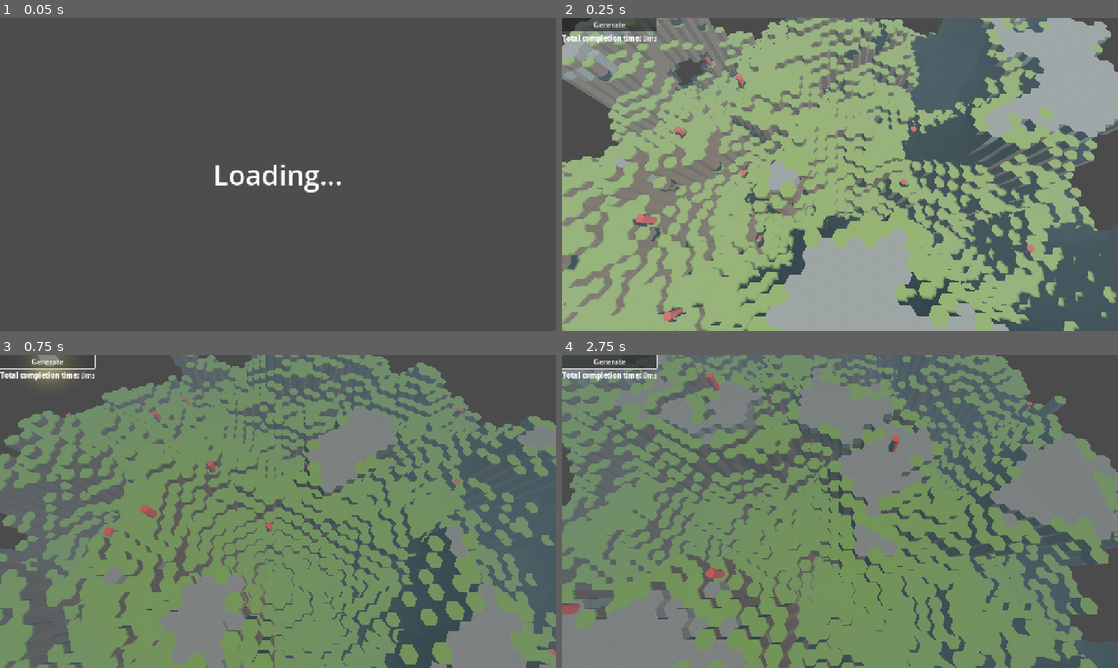
Above: before the commit, frames 1-4 (two rows, left to right).
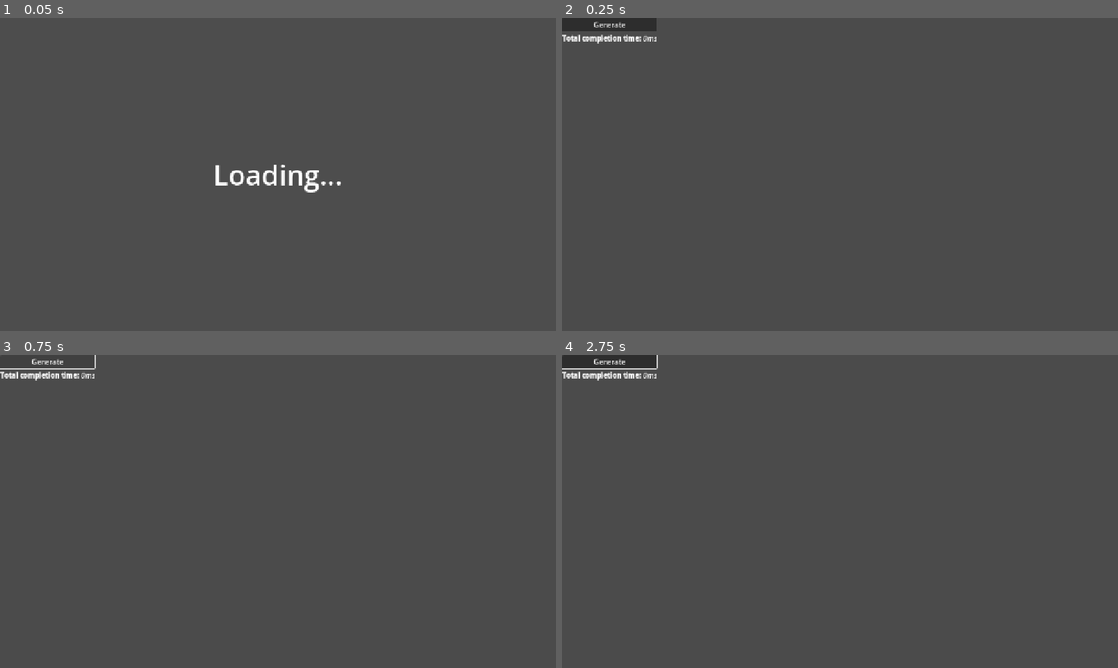
Above: after the commit, the same moments.

Repository: nornaro/VoxelsBeta
Game: Godot game, scene res://scenes/loading_scene.tscn
Same seed, same stepped clock (60 frames per second), same inputs: the game is played once before the commit and once after it.
Inputs (mouse positions are in pixels of both pictures, inside the frame that each line leads up to):
- Up to frame 1 (0.05 s): no input
- Up to frame 2 (0.25 s): no input
- Up to frame 3 (0.75 s): click "Generate" at 0.5 s
- Up to frame 4 (2.75 s): tap Enter at 1.25 s; move the mouse to (962, 495) at 1.27 s; hold D (MoveRight) 1.28-2.03 s; click (962, 495) at 1.35 s; move the mouse to (728, 527) at 2.02 s; hold S (MoveBackwards) from 2.03 s (still down); right-click (728, 527) at 2.1 s

Frame 1 is identical in both runs. In frame 2, 80% of the frame differs, in the area x 0-100%, y 0-100%; in frame 3, 72%; in frame 4, 78%.
Error after the commit: Invalid access to property or key 'noise_caps' on a base object of type 'Resource (GenerationSettings)'. (res://scripts/WorldGen/Voxel/voxel_generator.gd:35)

Commit message:
set noise ranges in gridmapper

Diff:
--- a/Resources/GenerationSettings/test.tres
+++ b/Resources/GenerationSettings/test.tres
@@ -4,16 +4,15 @@
 [ext_resource type="Material" uid="uid://dcw7nje4jt2wj" path="res://assets/Materials/testmat.tres" id="1_x67sk"]
 
 [sub_resource type="FastNoiseLite" id="FastNoiseLite_fe1qq"]
-frequency = 0.0353
+frequency = 0.05
 
 [resource]
 script = ExtResource("1_eiv65")
-radius = 28
+radius = 32
 max_height = 18
 terrace_steps = 0
 remove_overhang = false
-noise_height_bias = 0.33
-ground_to_air_ratio = 0.5499999999999999
+noise_height_bias = 0.25
 flat_buffer = false
 noise = SubResource("FastNoiseLite_fe1qq")
 material = ExtResource("1_x67sk")
--- a/scripts/Global/world.gd
+++ b/scripts/Global/world.gd
@@ -5,7 +5,7 @@
 var top_layer_voxels : Array[Voxel]
 var is_map_staggered = false
 var world_settings : GenerationSettings
-var noise_caps : Vector2
+var noise_range : Vector2
 
 #var neighbor_positions = HEXAGONAL_NEIGHBOR_DIRECTIONS
 
--- a/scripts/WorldGen/generation_settings.gd
+++ b/scripts/WorldGen/generation_settings.gd
@@ -15,7 +15,6 @@
 @export var flat_buffer = true
 @export var debug : bool = false
 @export var noise : FastNoiseLite
-var noise_caps : Vector2
 
 @export_category("Voxel")
 @export_range(0.1, 5) var voxel_size : float = 1 # Size scalar
--- a/scripts/WorldGen/grid_mapper.gd
+++ b/scripts/WorldGen/grid_mapper.gd
@@ -2,6 +2,7 @@
 class_name GridMapper
 
 var settings : GenerationSettings
+var noise_range := Vector2(99999, -99999)
 
 ## Main entry point, Get all positions to spawn tiles on
 func calculate_map_positions() -> Array[Voxel]:
@@ -26,8 +27,8 @@
 			voxels = generate_map(rectangle_bounds(), stagger, circular_buffer_filter, circle_shape_filter)
 
 	print("Created ", voxels.size(), " positions")
-	settings.noise_caps = find_noise_caps(voxels)
-	print("Noise Caps generated to: ", settings.noise_caps)
+	print("Noise Range: ", noise_range)
+	WorldMap.noise_range = noise_range
 	WorldMap.is_map_staggered = stagger
 	return voxels
 
@@ -75,20 +76,17 @@
 	return Vector3(x * settings.voxel_size, pos.y * settings.voxel_height, z * settings.voxel_size)
 
 
-## Get noise at position of tile
+# Get noise at position of tile
 func noise_at_tile(pos : Vector3, texture : FastNoiseLite) -> float:
 	var value : float = texture.get_noise_3dv(pos)
-	return (value + 1) / 2 # normalize [0, 1]
+	var normalized_value = (value + 1.0) * 0.5
 
+	if normalized_value < noise_range.x:
+		noise_range.x = normalized_value
+	elif normalized_value > noise_range.y:
+		noise_range.y = normalized_value
 
-func find_noise_caps(positions) -> Vector2:
-	var min_max_noise = Vector2(999999.0, -999999.0)
-	for pos in positions:
-		if pos.noise < min_max_noise.x:
-			min_max_noise.x = pos.noise
-		if pos.noise > min_max_noise.y:
-			min_max_noise.y = pos.noise
-	return min_max_noise
+	return normalized_value
 
 
 ### Bounds
